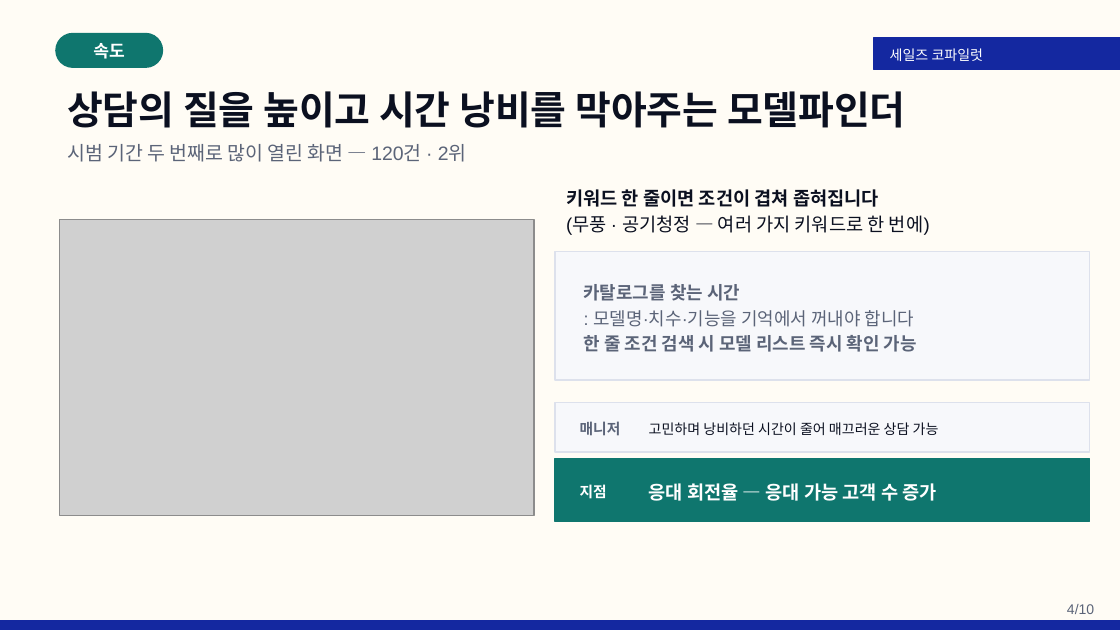
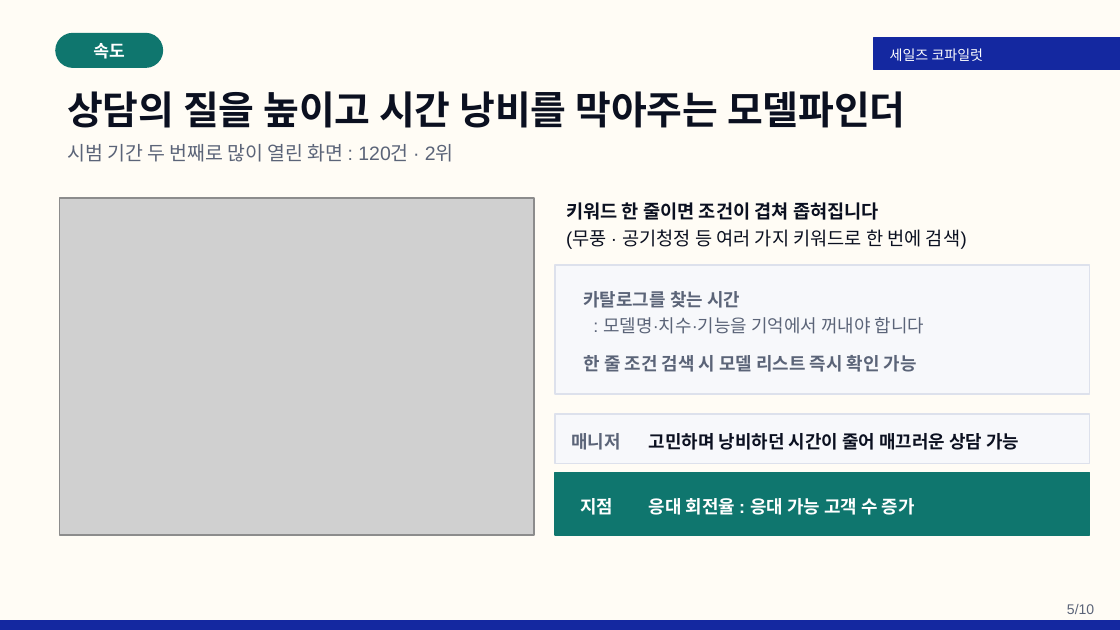
Before and after one commit to rhrjsgks-jarvis/gyeongwon-ax-hub, a slide deck: slide 5 of 발표자료/세일즈코파일럿_5분발표_웹툰없음(삼성폰트적용).pptx (slide 4 before the commit). Drawn at 1120x630 pixels with LibreOffice and Linux fonts; fonts in the diff are those of the drawing; grey boxes stand for pictures. Boxes give left, top, right and bottom in pixels: in the first picture for what was removed or moved away, otherwise in the second. Text is boxed around its words. In the diff, an @@ line names an element or a change of style, - is before the commit and + after.

```diff
--- a/발표자료/세일즈코파일럿_5분발표_웹툰없음(삼성폰트적용).pptx
+++ b/발표자료/세일즈코파일럿_5분발표_웹툰없음(삼성폰트적용).pptx
@@ text at bbox=[67, 144, 454, 162]: text changed @@
-시범 기간 두 번째로 많이 열린 화면 — 120건 · 2위
+시범 기간 두 번째로 많이 열린 화면 : 120건 · 2위
@@ picture: place and size @@
-picture at bbox=[59, 220, 534, 516]
+picture at bbox=[59, 198, 534, 535]
@@ text at bbox=[566, 229, 967, 249]: text changed @@
-(무풍 · 공기청정 — 여러 가지 키워드로 한 번에)
+(무풍 · 공기청정 등 여러 가지 키워드로 한 번에 검색)
@@ rectangle: place and size @@
-rectangle at bbox=[554, 402, 1089, 451]
+rectangle at bbox=[554, 414, 1089, 464]
@@ text "매니저": place and size @@
-text "매니저" at bbox=[580, 421, 621, 436]
+text "매니저" at bbox=[571, 433, 620, 450]
@@ text "매니저" at bbox=[571, 433, 620, 450]: size 9.5 to 11.5 pt; alignment left to centre @@
@@ text "고민하며 낭비하던 시간이 줄어 매끄러운 ...": place and size @@
-text "고민하며 낭비하던 시간이 줄어 매끄러운 ..." at bbox=[649, 422, 939, 435]
+text "고민하며 낭비하던 시간이 줄어 매끄러운 ..." at bbox=[649, 433, 1019, 450]
@@ text "고민하며 낭비하던 시간이 줄어 매끄러운 ..." at bbox=[649, 433, 1019, 450]: size 9 to 11.5 pt, bold on @@
@@ 2 texts, 2 rectangles: place and size @@
-2 texts, 2 rectangles at bbox=[554, 189, 1089, 521]
+2 texts, 2 rectangles at bbox=[554, 202, 1089, 535]
@@ text "지점" at bbox=[580, 498, 613, 515]: size 9.5 to 11.5 pt; alignment left to centre @@
@@ text "지점": place and size @@
-text "지점" at bbox=[580, 484, 607, 499]
+text "지점" at bbox=[580, 498, 613, 515]
@@ text at bbox=[649, 498, 915, 515]: text changed; size 12 to 11.5 pt @@
-응대 회전율 — 응대 가능 고객 수 증가
+응대 회전율 : 응대 가능 고객 수 증가
@@ text at bbox=[1067, 604, 1094, 614]: text changed @@
-4/10
+5/10
```
Also in this commit, not shown: 7 other slides changed, 1 other file.
